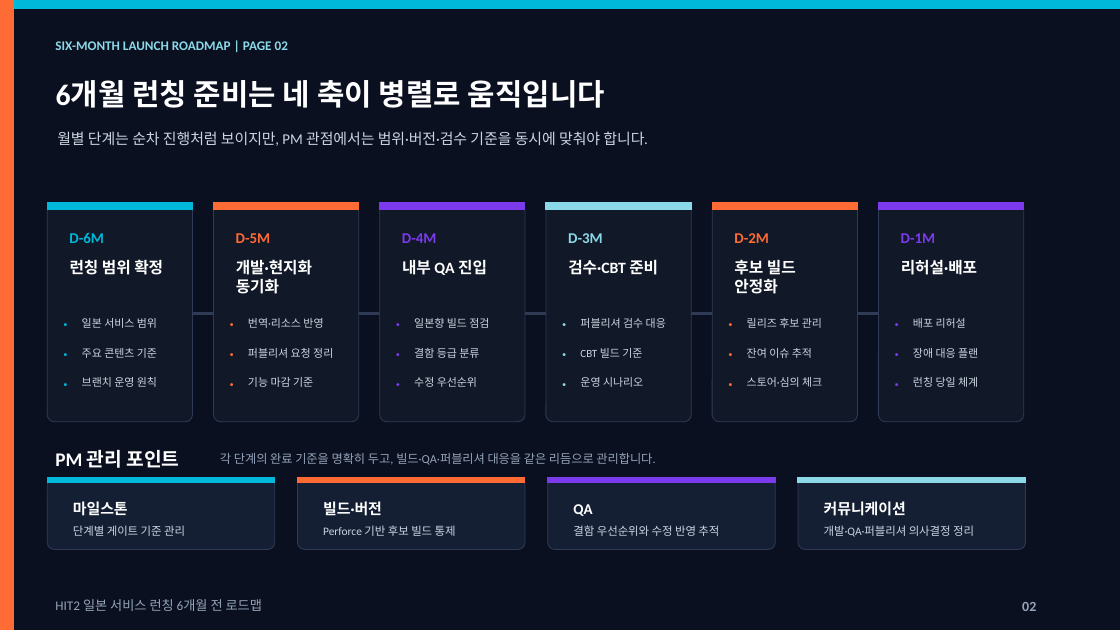
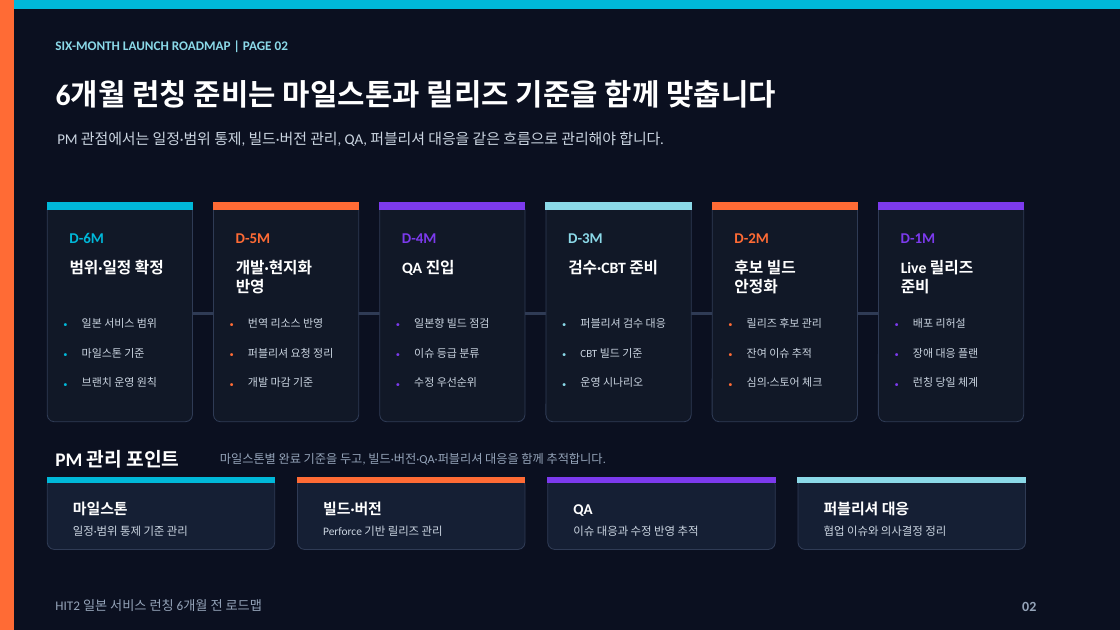
Before and after one commit to qkrdbscjf87-ux/qkrdbscjfsub, a slide deck: slide 2 of outputs/HIT2_일본_런칭_6개월전_로드맵_초안.pptx. Drawn at 1120x630 pixels with LibreOffice and Linux fonts; fonts in the diff are those of the drawing. Boxes give left, top, right and bottom in pixels: in the first picture for what was removed or moved away, otherwise in the second. Text is boxed around its words. In the diff, an @@ line names an element or a change of style, - is before the commit and + after.

```diff
--- a/outputs/HIT2_일본_런칭_6개월전_로드맵_초안.pptx
+++ b/outputs/HIT2_일본_런칭_6개월전_로드맵_초안.pptx
@@ text at (56, 80, 777, 108): text changed @@
-6개월 런칭 준비는 네 축이 병렬로 움직입니다
+6개월 런칭 준비는 마일스톤과 릴리즈 기준을 함께 맞춥니다
@@ text at (57, 131, 663, 146): text changed @@
-월별 단계는 순차 진행처럼 보이지만, PM 관점에서는 범위·버전·검수 기준을 동시에 맞춰야 합니다.
+PM 관점에서는 일정·범위 통제, 빌드·버전 관리, QA, 퍼블리셔 대응을 같은 흐름으로 관리해야 합니다.
@@ text at (70, 259, 164, 275): text changed @@
-런칭 범위 확정
+범위·일정 확정
@@ text at (236, 259, 312, 294): text changed @@
-개발·현지화 동기화
+개발·현지화 반영
@@ text at (402, 260, 455, 275): text changed @@
-내부 QA 진입
+QA 진입
@@ text at (901, 259, 973, 294): text changed @@
-리허설·배포
+Live 릴리즈 준비
@@ text at (248, 318, 323, 328): text changed @@
-번역·리소스 반영
+번역 리소스 반영
@@ text at (82, 348, 144, 358): text changed @@
-주요 콘텐츠 기준
+마일스톤 기준
@@ text at (414, 348, 479, 358): text changed @@
-결함 등급 분류
+이슈 등급 분류
@@ text at (248, 377, 313, 387): text changed @@
-기능 마감 기준
+개발 마감 기준
@@ text at (747, 377, 822, 387): text changed @@
-스토어·심의 체크
+심의·스토어 체크
@@ text at (220, 453, 606, 465): text changed @@
-각 단계의 완료 기준을 명확히 두고, 빌드·QA·퍼블리셔 대응을 같은 리듬으로 관리합니다.
+마일스톤별 완료 기준을 두고, 빌드·버전·QA·퍼블리셔 대응을 함께 추적합니다.
@@ text at (824, 501, 909, 516): text changed @@
-커뮤니케이션
+퍼블리셔 대응
@@ text at (73, 525, 188, 536): text changed @@
-단계별 게이트 기준 관리
+일정·범위 통제 기준 관리
@@ text at (323, 525, 443, 536): text changed @@
-Perforce 기반 후보 빌드 통제
+Perforce 기반 릴리즈 관리
@@ text at (573, 525, 699, 536): text changed @@
-결함 우선순위와 수정 반영 추적
+이슈 대응과 수정 반영 추적
@@ text at (824, 525, 946, 536): text changed @@
-개발·QA·퍼블리셔 의사결정 정리
+협업 이슈와 의사결정 정리
```
Also in this commit, not shown: 1 other slide changed, 1 slide added, 8 other files.
